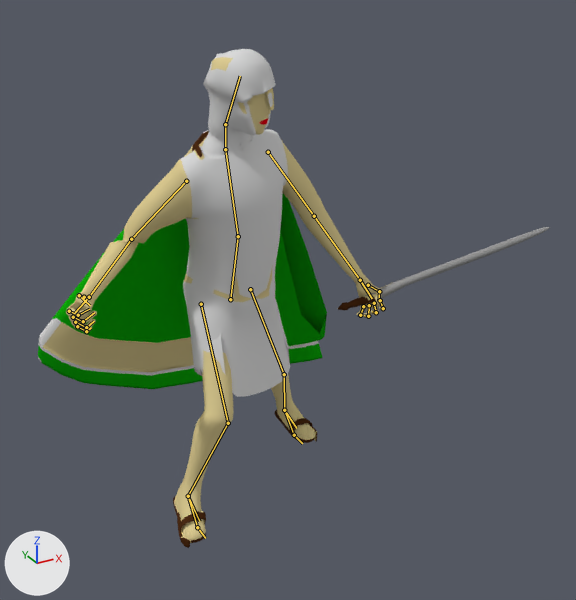
Two versions of the Blender file RTS Dev Project/Assets/Models/Characters/babilons/babylonians_soldier.blend, one commit apart.
Before and after are seen from a 50 mm lens placed at (-3.76, -7.65, 6.16), pointed at (0.17, -0.5, 2.58). Lighting does not change. The marker at lower left points along +X, +Y and +Z. Both versions are drawn at frame 60 of the action 'attack'; the numbers are the values there. The bones that bend it are drawn over the model as lines.

Objects in the first picture: 'human'.
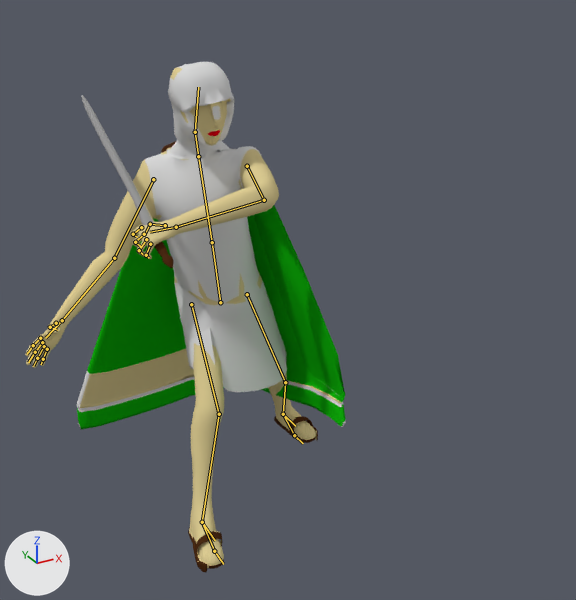
Commit message: babylonian soldier attack animation

Where the change shows, as pixel boxes [x1, y1, x2, y2] in the pictures (576 x 600 px):
'human', posed (37% narrower): before [38, 49, 550, 548]; after [25, 62, 346, 573]
bone 'torso', root to tip: before (230, 299) to (238, 236); after (220, 302) to (212, 242)
bone 'toes.L', root to tip: before (294, 435) to (302, 443); after (294, 435) to (303, 443)
bone 'chest', root to tip: before (238, 236) to (225, 149); after (212, 242) to (198, 156)
bone 'lower arm.L', root to tip: before (314, 216) to (360, 280); after (264, 200) to (176, 227)
bone 'hand.L', root to tip: before (360, 280) to (372, 298); after (176, 227) to (150, 232)
bone 'lower thumb.R', root to tip: before (79, 295) to (90, 305); after (50, 327) to (57, 330)
bone 'upper middle.R', root to tip: before (73, 317) to (83, 321); after (42, 342) to (35, 352)
bone 'lower middle.R', root to tip: before (83, 321) to (94, 312); after (35, 352) to (28, 362)
bone 'upper index.R', root to tip: before (69, 311) to (78, 315); after (40, 338) to (33, 345)
bone 'lower index.R', root to tip: before (78, 315) to (89, 309); after (33, 345) to (27, 354)
bone 'upper ring.R', root to tip: before (75, 322) to (86, 327); after (44, 346) to (37, 358)
bone 'lower ring.R', root to tip: before (86, 327) to (94, 321); after (37, 358) to (33, 366)
bone 'upper pinky.R', root to tip: before (77, 326) to (86, 331); after (47, 349) to (43, 359)
bone 'lower pinky.R', root to tip: before (86, 331) to (91, 327); after (43, 359) to (41, 364)
bone 'toes.R', root to tip: before (197, 527) to (205, 538); after (214, 551) to (223, 564)

The edits, one by one:
Bone 'torso' (bone_torso) moves from (0.226, -0.168, -0.154) to (0.226, -0.276, 0.016).
Bone 'torso' (bone_torso) turns from (-11, 7, -1) to (-7, -17, -8) degrees about its own x, y and z.
Bone 'toes.L' (bone_toes_l) turns from (17, 0, 0) to (0, 0, 0) degrees about its own x, y and z.
Bone 'chest' (bone_chest) turns from (-1, 4, 7) to (0, 0, 0) degrees about its own x, y and z.
Bone 'lower arm.L' (bone_lower_arm_l) turns from (-26, 15, -14) to (-17, 18, -3) degrees about its own x, y and z.
Bone 'hand.L' (bone_hand_l) turns from (-15, -55, 14) to (5, 41, 12) degrees about its own x, y and z.
Bone 'lower thumb.R' (bone_lower_thumb_r) turns from (-56, 3, 45) to (-5, -1, 36) degrees about its own x, y and z.
Bone 'upper middle.R' (bone_upper_middle_r) moves from (-0.003, -0.001, 0.0) to (-0.002, -0.001, 0.0).
Bone 'upper middle.R' (bone_upper_middle_r) turns from (-9, 3, 73) to (2, -5, 4) degrees about its own x, y and z.
Bone 'lower middle.R' (bone_lower_middle_r) moves from (-0.001, -0.008, 0.002) to (0.0, -0.005, 0.001).
Bone 'lower middle.R' (bone_lower_middle_r) turns from (11, 17, 79) to (1, 2, 7) degrees about its own x, y and z.
Bone 'upper index.R' (bone_upper_index_r) moves from (-0.001, 0.002, 0.0) to (-0.006, -0.003, 0.0).
Bone 'upper index.R' (bone_upper_index_r) turns from (-13, 9, 72) to (2, -4, 5) degrees about its own x, y and z.
Bone 'lower index.R' (bone_lower_index_r) moves from (0.021, 0.02, -0.009) to (0.002, 0.009, -0.004).
Bone 'lower index.R' (bone_lower_index_r) turns from (6, 50, 70) to (1, 3, 7) degrees about its own x, y and z.
Bone 'upper ring.R' (bone_upper_ring_r) moves from (0.003, -0.003, 0.001) to (-0.002, 0.001, 0.0).
Bone 'upper ring.R' (bone_upper_ring_r) turns from (13, -9, -72) to (-2, -6, -3) degrees about its own x, y and z.
Bone 'lower ring.R' (bone_lower_ring_r) moves from (-0.021, -0.024, 0.003) to (-0.003, -0.013, 0.002).
Bone 'lower ring.R' (bone_lower_ring_r) turns from (8, 5, 80) to (1, 1, 7) degrees about its own x, y and z.
Bone 'upper pinky.R' (bone_upper_pinky_r) moves from (-0.007, 0.002, -0.001) to (-0.006, 0.003, -0.001).
Bone 'upper pinky.R' (bone_upper_pinky_r) turns from (9, -23, -72) to (-2, -6, -1) degrees about its own x, y and z.
Bone 'lower pinky.R' (bone_lower_pinky_r) moves from (-0.001, 0.011, -0.002) to (-0.002, 0.008, -0.002).
Bone 'lower pinky.R' (bone_lower_pinky_r) turns from (-5, -5, -79) to (-10, 2, -7) degrees about its own x, y and z.
Bone 'lower arm ik.L' (bone_lower_arm_ik_l) moves from (0.425, -0.752, -0.278) to (-1.094, -0.92, 0.861).
Bone 'upper arm ik.L' (bone_upper_arm_ik_l) moves from (0.607, -0.413, -0.597) to (-0.14, -0.789, 0.608).
Bone 'toes.R' (bone_toes_r) turns from (25, 0, 0) to (0, 0, 0) degrees about its own x, y and z.
Bone 'lower arm ik.R' (bone_lower_arm_ik_r) moves from (-0.884, -0.313, 0.296) to (-0.702, -0.648, 0.228).
Bone 'upper arm ik.R' (bone_upper_arm_ik_r) moves from (-0.197, 0.243, 0.022) to (-0.225, -0.151, 0.085).
Bone 'leg control.L' (bone_leg_control_l) moves from (-0.301, -0.413, 0.083) to (-0.301, -0.383, 0.0).
Bone 'leg control.L' (bone_leg_control_l) turns from (-17, 0, 0) to (0, 0, 0) degrees about its own x, y and z.
Bone 'leg control.R' (bone_leg_control_r) moves from (0.485, 0.291, 0.093) to (0.485, 0.615, 0.0).
Bone 'leg control.R' (bone_leg_control_r) turns from (-21, 0, 0) to (0, 0, 0) degrees about its own x, y and z.
